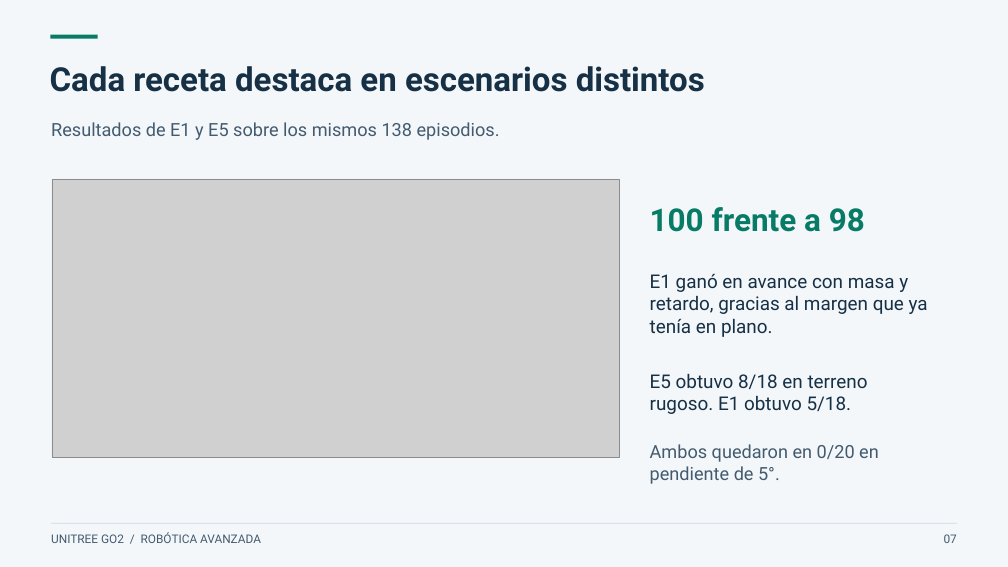
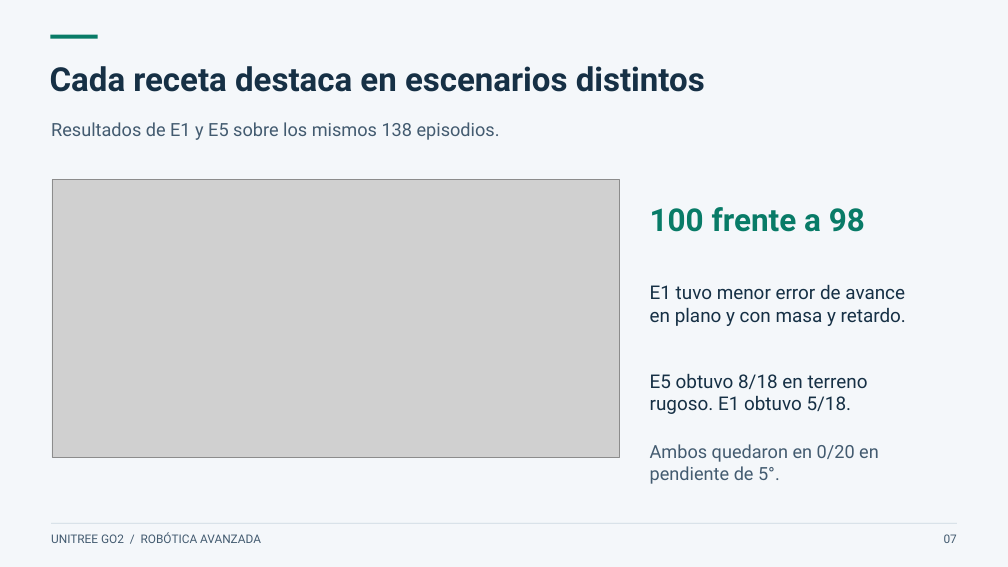
Before and after one commit to daca2022/go2-rl-deploy, a slide deck: slide 7 of docs/academico/Presentacion-Go2.pptx. Drawn at 1008x567 pixels with LibreOffice and Linux fonts; fonts in the diff are those of the drawing; grey boxes stand for pictures. Boxes give left, top, right and bottom in pixels: in the first picture for what was removed or moved away, otherwise in the second. Text is boxed around its words. In the diff, an @@ line names an element or a change of style, - is before the commit and + after.

```diff
--- a/docs/academico/Presentacion-Go2.pptx
+++ b/docs/academico/Presentacion-Go2.pptx
@@ text at (650, 285, 906, 326): text changed @@
-E1 ganó en avance con masa y retardo, gracias al margen que ya tenía en plano.
+E1 tuvo menor error de avance en plano y con masa y retardo.
```
Also in this commit, not shown: 2 other slides changed, 9 other files.
